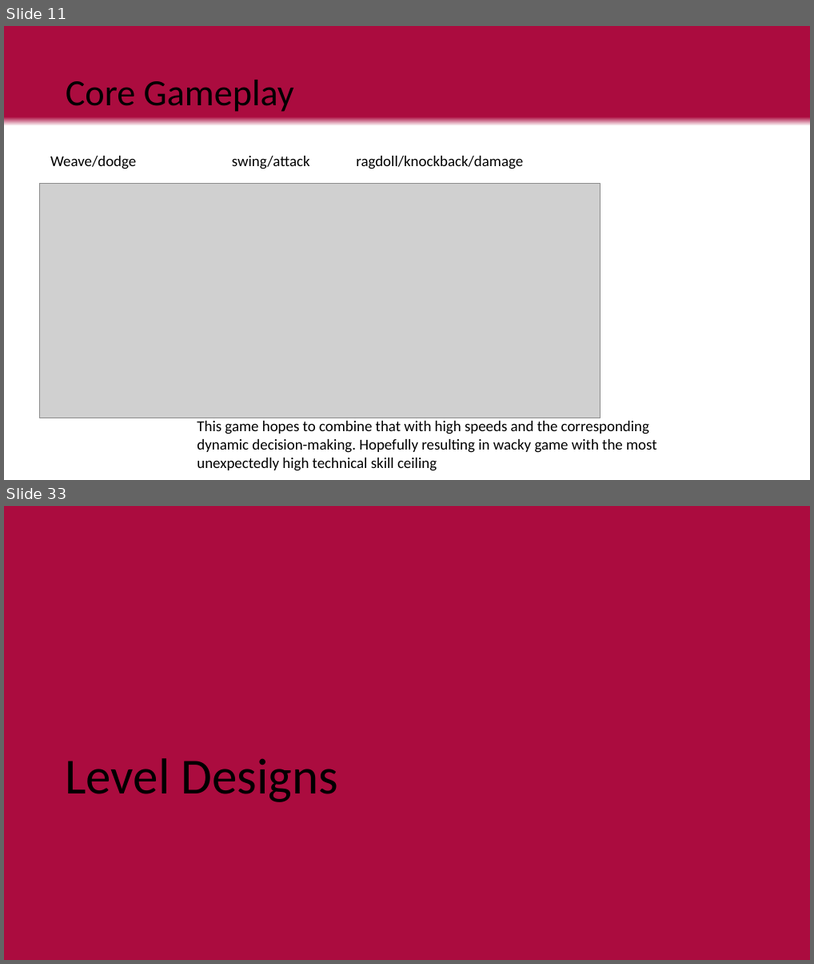
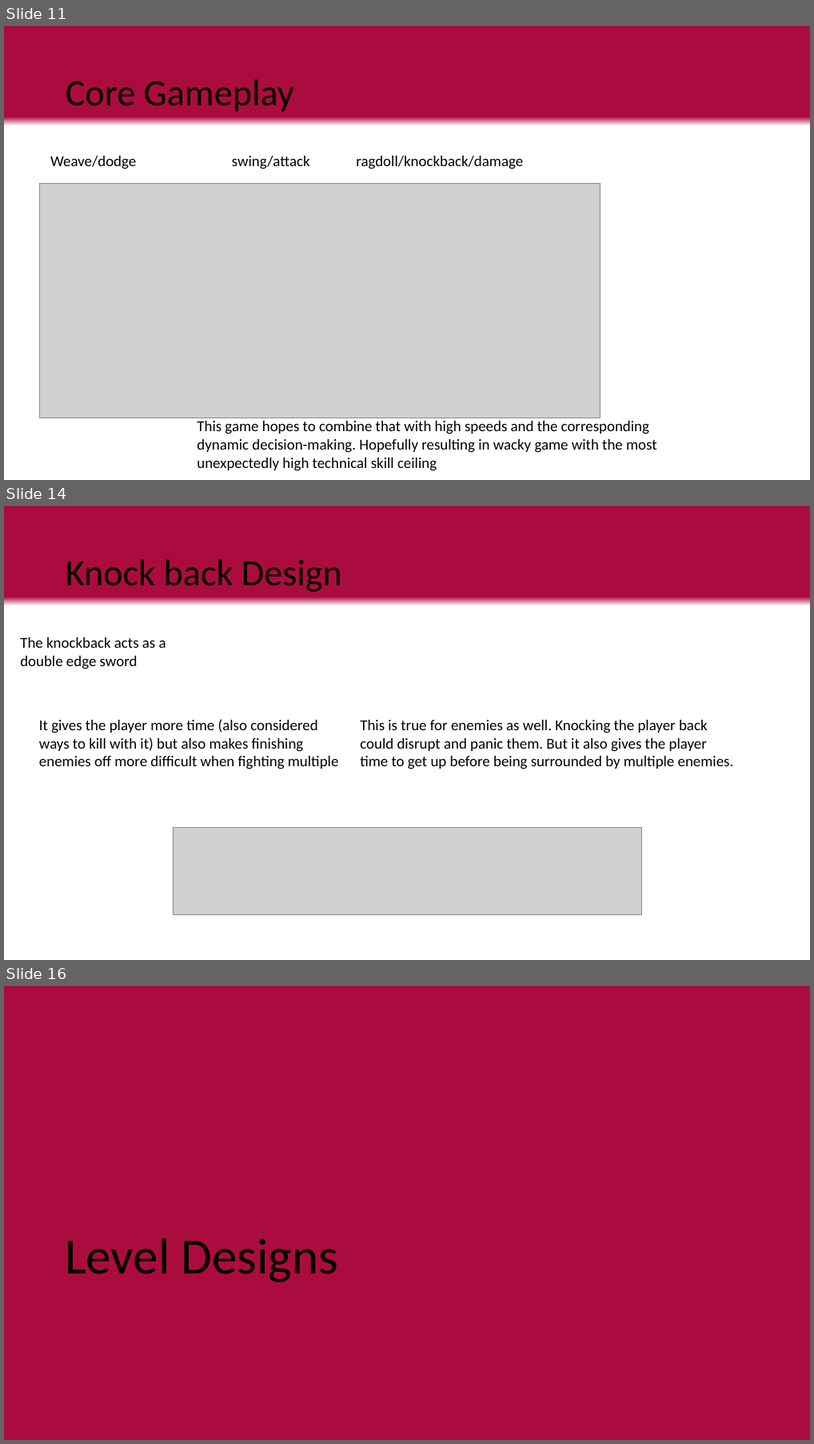
Before and after one commit to LuxRegem/Project_Clash-of-Cosplayers, a slide deck: Shared Documentation/Luke's Documents/Clash of Cos Team Pitch.pptx. Shown one above the other, each under a label of ours: slides 11 and 33 before the commit, slides 11, 14 and 16 after it; the slides between them are not shown. The pictures are 814x964 and 814x1444 pixels, drawn with LibreOffice and Linux fonts; fonts in the diff are those of the drawing; grey boxes stand for pictures. Boxes give left, top, right and bottom in pixels: in the first picture for what was removed or moved away, otherwise in the second. Text is boxed around its words. In the diff, an @@ line names an element or a change of style, - is before the commit and + after.

```diff
--- a/Shared Documentation/Luke's Documents/Clash of Cos Team Pitch.pptx
+++ b/Shared Documentation/Luke's Documents/Clash of Cos Team Pitch.pptx
@@ slide 14 added at [4, 506, 810, 960], background gradient #AB0C3F to #FFFFFF @@
@@ title added at [66, 560, 342, 592], 44 pt, text #000000 @@
+Knock back Design
@@ text added at [20, 637, 166, 669], 18 pt, text #000000 @@
+The knockback acts as a double edge sword
@@ text added at [39, 719, 338, 769], 18 pt, text #000000 @@
+It gives the player more time (also considered ways to kill with it) but also makes finishing enemies off more difficult when fighting multiple
@@ text added at [360, 720, 734, 769], 18 pt, text #000000 @@
+This is true for enemies as well. Knocking the player back could disrupt and panic them. But it also gives the player time to get up before being surrounded by multiple enemies.
@@ picture added at [173, 828, 642, 915] @@
@@ what was slide 33 is now slide 16 @@
```
Also in this commit, not shown: 2 slides changed, 5 other slides added, 9 slides removed.
